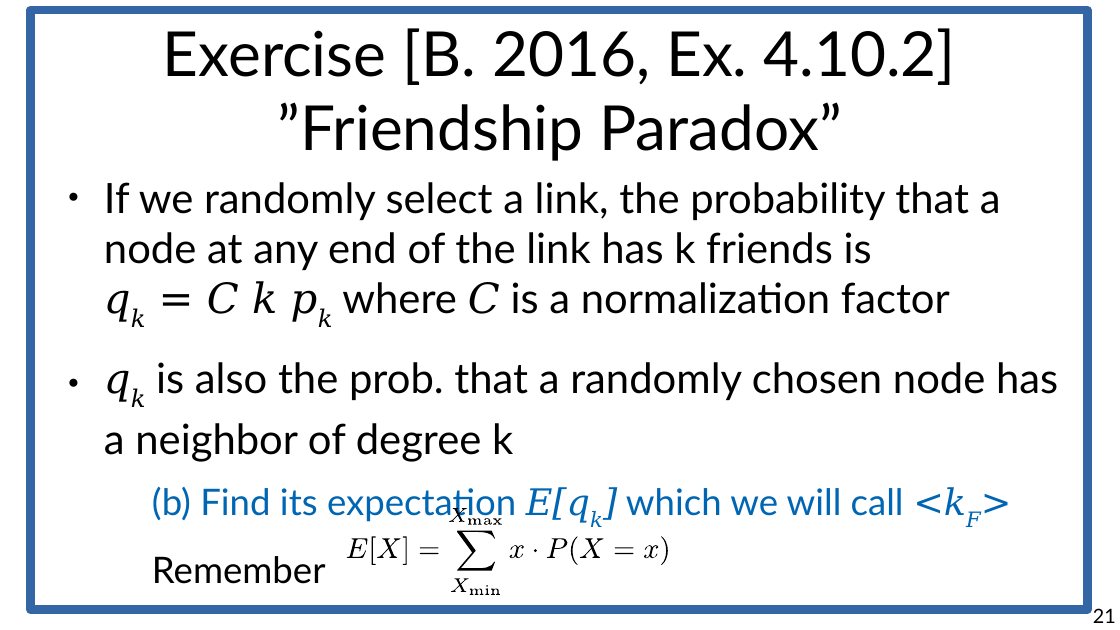
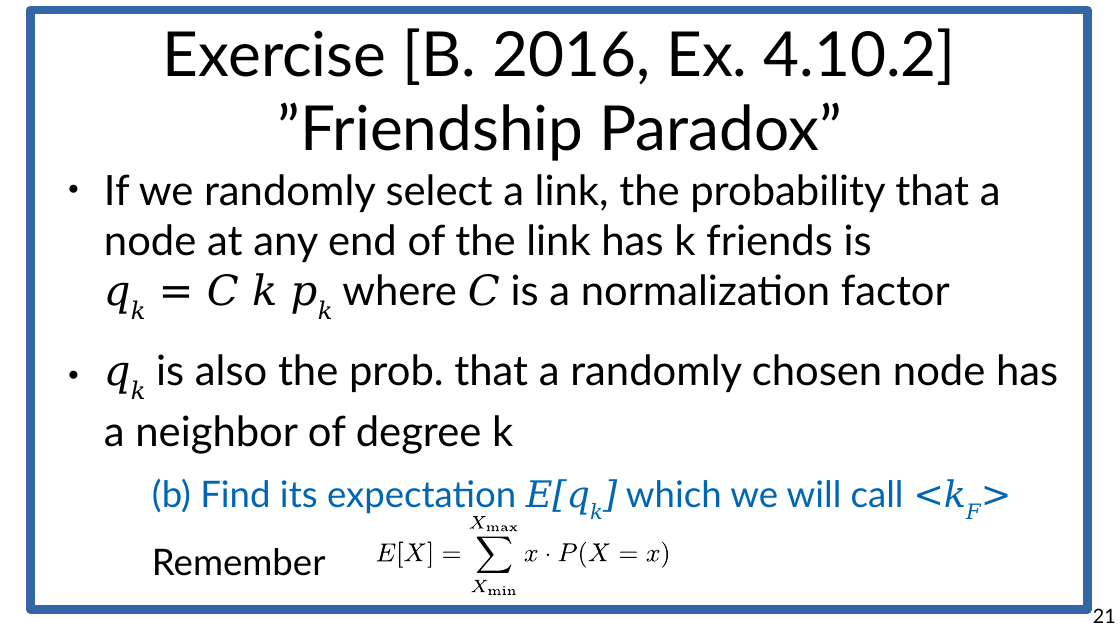
Before and after one commit to chatox/networks-science-course, a slide deck: slide 21 of theory/odp/tt10_distances_scale_free_networks.odp. Drawn at 1120x630 pixels with LibreOffice and Linux fonts; fonts in the diff are those of the drawing. Boxes give left, top, right and bottom in pixels: in the first picture for what was removed or moved away, otherwise in the second. Text is boxed around its words. In the diff, an @@ line names an element or a change of style, - is before the commit and + after.

```diff
--- a/theory/odp/tt10_distances_scale_free_networks.odp
+++ b/theory/odp/tt10_distances_scale_free_networks.odp
@@ text "If we randomly select a ...": place and size @@
-text "If we randomly select a ..." at box(104, 182, 1058, 584)
+text "If we randomly select a ..." at box(104, 174, 1058, 576)
@@ freeform shape: place and size @@
-freeform shape at box(449, 508, 466, 522)
+freeform shape at box(470, 516, 486, 528)
@@ freeform shape: place and size @@
-freeform shape at box(457, 531, 496, 570)
+freeform shape at box(477, 537, 511, 573)
@@ freeform shape: place and size @@
-freeform shape at box(469, 518, 482, 524)
+freeform shape at box(487, 525, 499, 532)
@@ 4 freeform shapes: place and size @@
-4 freeform shapes at box(484, 518, 537, 558)
+4 freeform shapes at box(501, 525, 550, 562)
@@ freeform shape: place and size @@
-freeform shape at box(347, 539, 368, 558)
+freeform shape at box(377, 544, 396, 561)
@@ freeform shape: place and size @@
-freeform shape at box(377, 539, 400, 558)
+freeform shape at box(405, 544, 426, 561)
@@ 3 freeform shapes: place and size @@
-3 freeform shapes at box(372, 537, 439, 565)
+3 freeform shapes at box(399, 542, 460, 568)
@@ 3 freeform shapes: place and size @@
-3 freeform shapes at box(547, 537, 604, 565)
+3 freeform shapes at box(558, 542, 610, 568)
@@ freeform shape: place and size @@
-freeform shape at box(615, 548, 634, 555)
+freeform shape at box(620, 552, 637, 558)
@@ freeform shape: place and size @@
-freeform shape at box(644, 545, 659, 558)
+freeform shape at box(646, 550, 660, 562)
@@ freeform shape: place and size @@
-freeform shape at box(662, 537, 669, 565)
+freeform shape at box(662, 542, 668, 568)
@@ freeform shape: place and size @@
-freeform shape at box(451, 578, 469, 593)
+freeform shape at box(472, 580, 488, 593)
@@ freeform shape: place and size @@
-freeform shape at box(470, 588, 483, 595)
+freeform shape at box(489, 589, 501, 596)
@@ freeform shape: place and size @@
-freeform shape at box(486, 585, 489, 596)
+freeform shape at box(503, 586, 506, 596)
@@ freeform shape: place and size @@
-freeform shape at box(491, 588, 500, 595)
+freeform shape at box(508, 589, 516, 596)
```
Also in this commit, not shown: 6 other slides changed, 1 other file.
